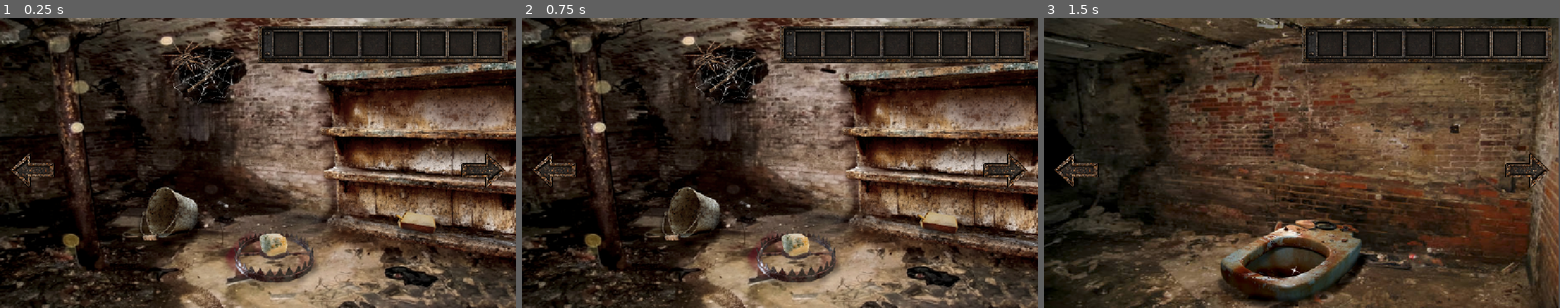
Above: before the commit, frames 1-3 (left to right).
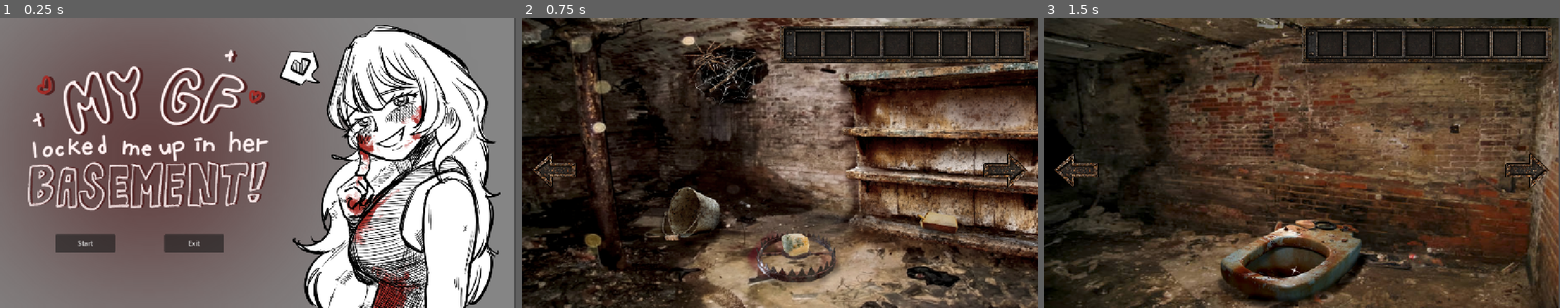
Above: after the commit, the same moments.

Repository: eseo564/Gamedevproject
Game: Godot game, scene res://scenes/Title.tscn
Same seed, same stepped clock (60 frames per second), same inputs: the game is played once before the commit and once after it. Before the commit the project starts from res://scenes/main.tscn.
Inputs (mouse positions are in pixels of both pictures, inside the frame that each line leads up to):
- Up to frame 1 (0.25 s): no input
- Up to frame 2 (0.75 s): click (609, 244) at 0.5 s, where only the run after the commit has a clickable "Start"
- Up to frame 3 (1.5 s): click (1074, 171) at 1.25 s

The runs differ from the first frame. In frame 1, 95% of the frame differs, in the area x 0-100%, y 0-100%; in frame 2, nothing differs; in frame 3, nothing differs.

Commit message:
changed title screen to be the main screen

Diff:
--- a/project.godot
+++ b/project.godot
@@ -11,7 +11,7 @@
 [application]
 
 config/name="Game Dev Project"
-run/main_scene="uid://c70vab8tf4ya8"
+run/main_scene="uid://dq84vojqgn1cw"
 config/features=PackedStringArray("4.7", "Forward Plus")
 
 [autoload]
